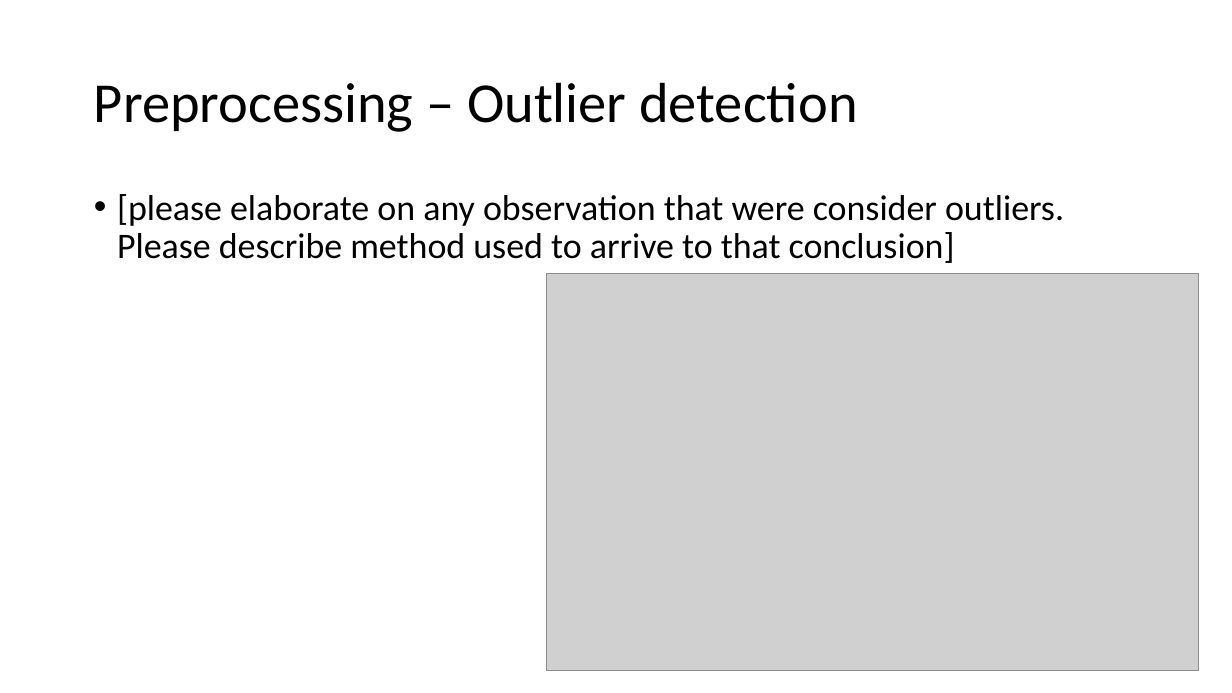
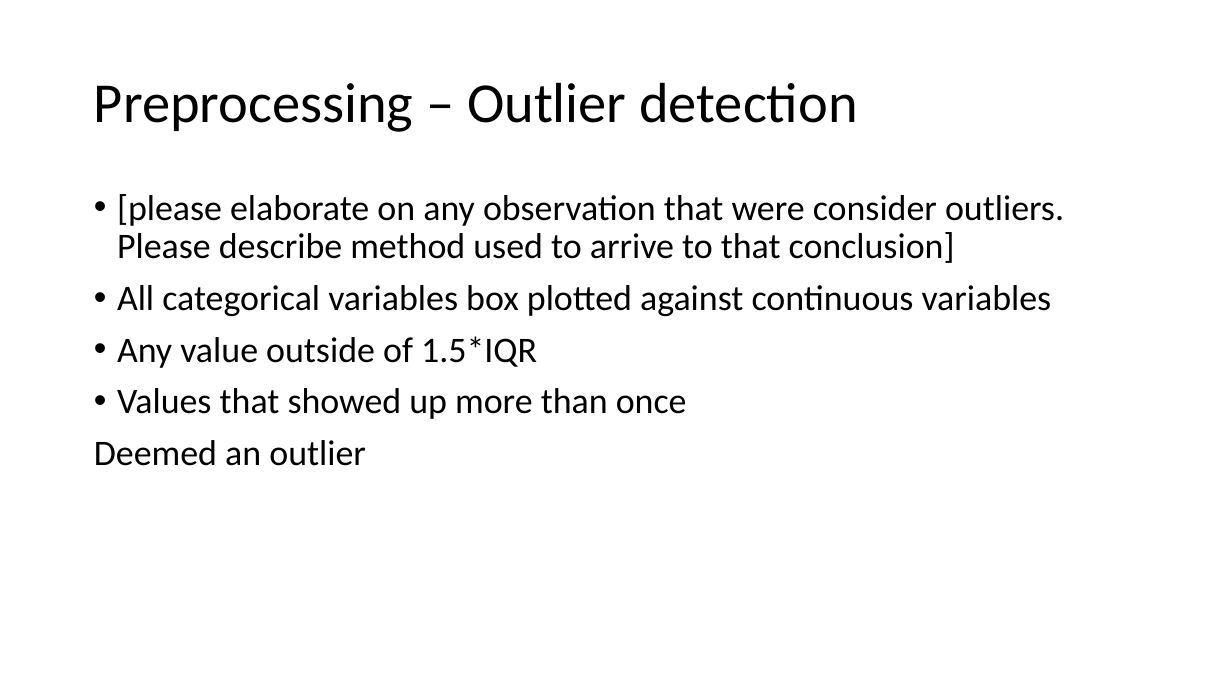
Before and after one commit to donaldsonm731/Asthma_Prediction, a slide deck: slide 7 of Mid_Semester_Pres.pptx (slide 4 before the commit). Drawn at 1232x693 pixels with LibreOffice and Linux fonts; fonts in the diff are those of the drawing; grey boxes stand for pictures. Boxes give left, top, right and bottom in pixels: in the first picture for what was removed or moved away, otherwise in the second. Text is boxed around its words. In the diff, an @@ line names an element or a change of style, - is before the commit and + after.

```diff
--- a/Mid_Semester_Pres.pptx
+++ b/Mid_Semester_Pres.pptx
@@ text at <box>94,285,1052,466</box>: paragraphs added @@
+• All categorical variables box plotted against continuous variables
+• Any value outside of 1.5*IQR
+• Values that showed up more than once
+Deemed an outlier
@@ picture removed at <box>546,274,1199,671</box> @@
```
Also in this commit, not shown: 3 other slides changed, 9 slides added, 1 other file.
